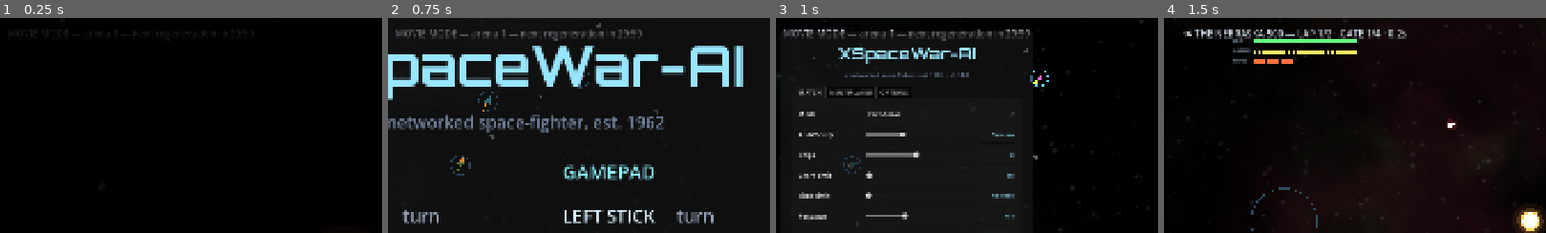
Above: before the commit, frames 1-4 (left to right).
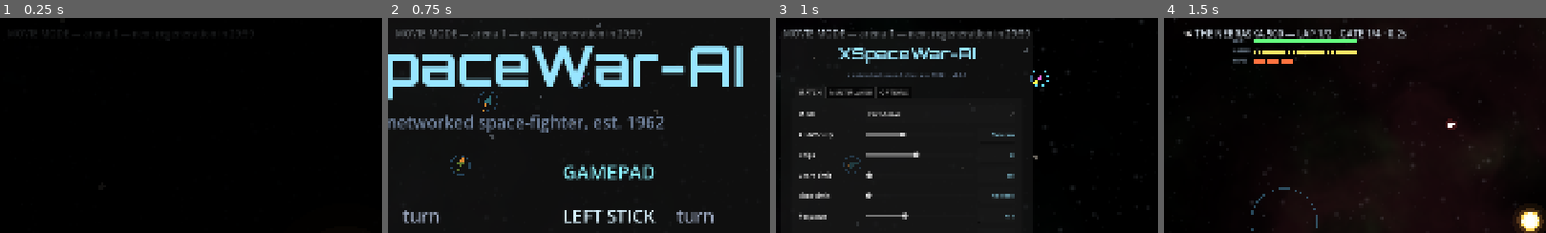
Above: after the commit, the same moments.

Repository: CryptoJones/XSpaceWar-AI
Game: Godot game, scene res://src/ui/main.tscn
Same seed, same stepped clock (60 frames per second), same inputs: the game is played once before the commit and once after it.
Inputs (mouse positions are % of the whole screen's width and height, from its top left):
- Up to frame 1 (0.25 s): no input
- Up to frame 2 (0.75 s): tap Enter at 0.5 s; move the mouse to (72, 45) at 0.52 s; hold D from 0.53 s (still down); tap Shift at 0.6 s; click (72, 45) at 0.67 s
- Up to frame 3 (1 s): keep holding D; tap Space at 0.77 s
- Up to frame 4 (1.5 s): release D at 1.25 s; click (62, 13) at 1.25 s
The pictures show only the part of the screen within x 33-83%, y 0-50%; the shares and areas given below are measured in that part.

Frames 1-2 are identical in both runs. In frame 3, 0.3% of the frame differs, in the area x 18-51%, y 25-28%; in frame 4, nothing differs.

Commit message:
v2.0.0: public multi-store launch build + drop Executive Producer credit
Versioned 2.0 as the single baseline build going to every storefront (Steam,
itch.io, Flathub, Snap Store, AUR, Internet Archive, GameJolt, IndieDB/ModDB,
GOG; Epic skipped — ~$100/product self-publishing fee makes it non-free).
Removed the "Executive Producer" credit; Trevor Flurry remains in Play Testers.

Co-Authored-By: Claude Opus 4.8 <noreply@anthropic.com>

Diff:
--- a/project.godot
+++ b/project.godot
@@ -6,7 +6,7 @@
 [application]
 
 config/name="XSpaceWar-AI"
-config/version="1.14.0"
+config/version="2.0.0"
 config/description="A modern, AI-driven networked space-fighter — a 2026 reimagining of the classic networked Spacewar! / xspacewar. Apache 2.0."
 run/main_scene="res://src/ui/main.tscn"
 config/features=PackedStringArray("4.6", "Forward Plus")
--- a/src/ui/main.gd
+++ b/src/ui/main.gd
@@ -112,9 +112,6 @@
 	["", 59, 3],
 	["— THIS GAME —", 59, 1],
 	["", 35, 3],
-	["EXECUTIVE PRODUCER", 65, 1],
-	["Trevor Flurry", 53, 2],
-	["", 35, 3],
 	["ARCHITECTURE & DESIGN", 65, 1],
 	["Aaron K. Clark (CryptoJones)", 53, 2],
 	["", 35, 3],
Not shown, changed: CHANGELOG.md
